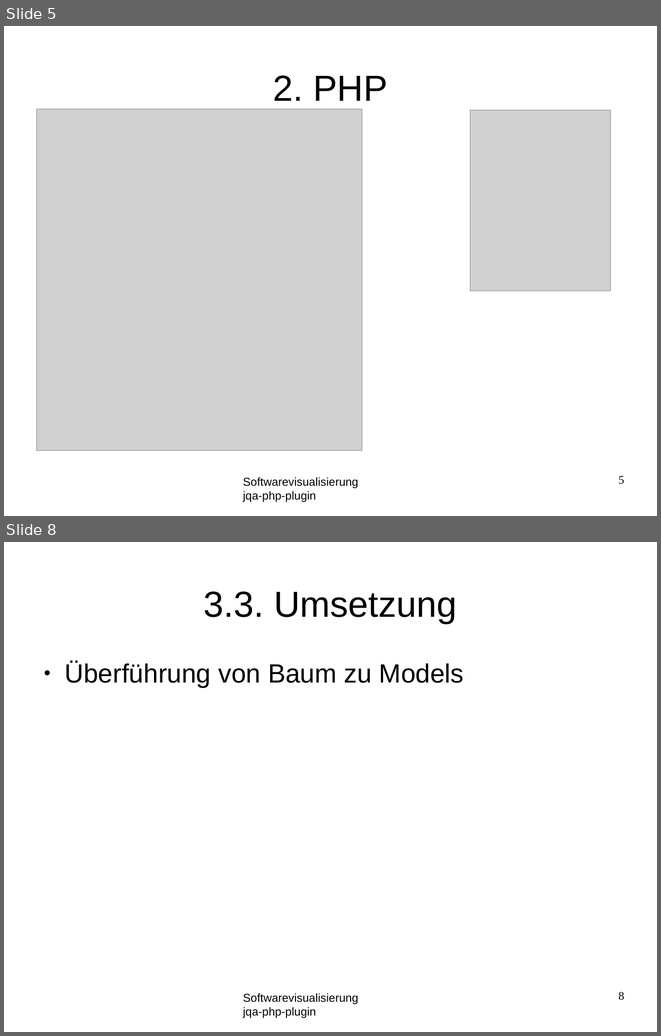
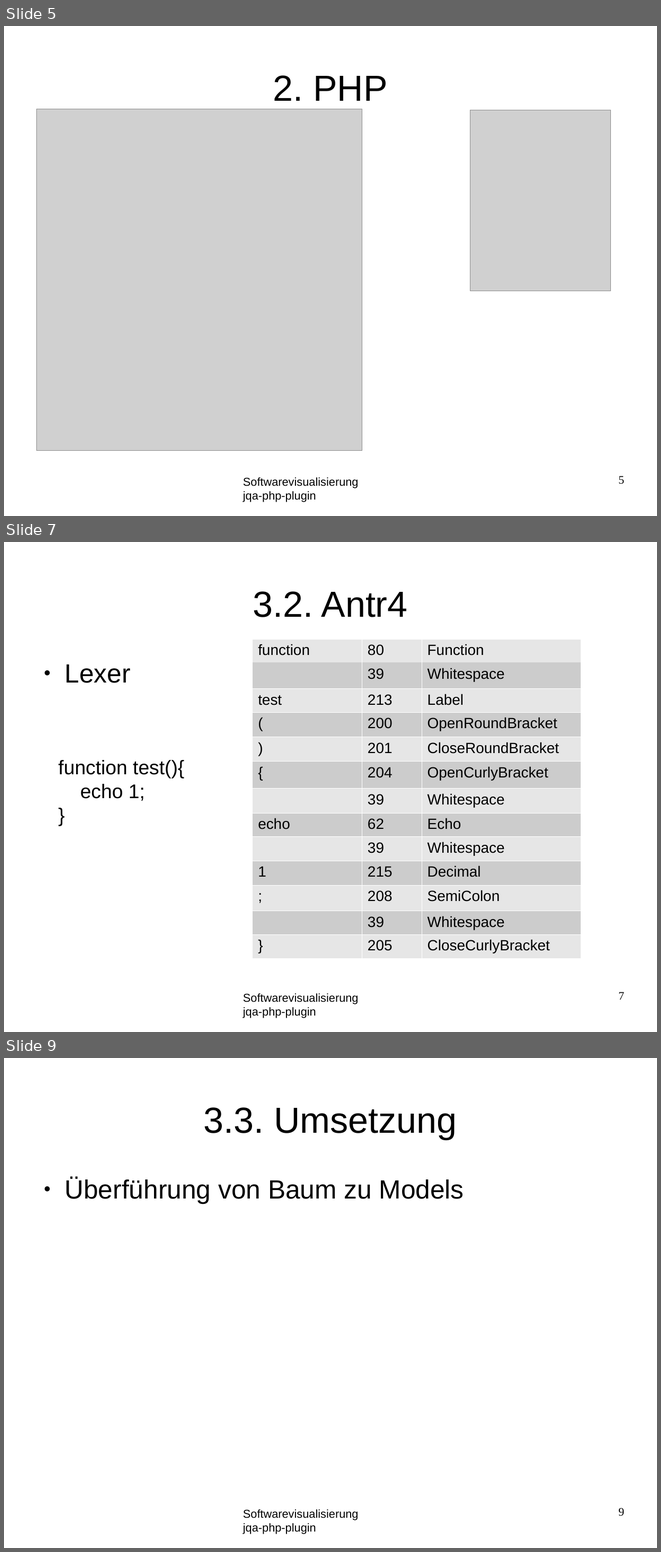
Before and after one commit to softvis-research/jqa-php-plugin, a slide deck: material/presentation.odp. Shown one above the other, each under a label of ours: slides 5 and 8 before the commit, slides 5, 7 and 9 after it; the slides between them are not shown. The pictures are 661x1036 and 661x1552 pixels, drawn with LibreOffice and Linux fonts; fonts in the diff are those of the drawing; grey boxes stand for pictures; background and template pictures are left out. Boxes give left, top, right and bottom in pixels: in the first picture for what was removed or moved away, otherwise in the second. Text is boxed around its words. In the diff, an @@ line names an element or a change of style, - is before the commit and + after.

```diff
--- a/material/presentation.odp
+++ b/material/presentation.odp
@@ slide 7 added at (x1=4, y1=542, x2=657, y2=1032), background #FFFFFF; not listed: 1 template element that a slide beside it also shows @@
@@ title added at (x1=253, y1=591, x2=408, y2=617), 44 pt, text #000000 @@
+3.2. Antr4
@@ table added at (x1=252, y1=639, x2=581, y2=955), 13 rows, 3 columns @@
+function | 80 | Function
+ | 39 | Whitespace
+test | 213 | Label
+( | 200 | OpenRoundBracket
+) | 201 | CloseRoundBracket
+{ | 204 | OpenCurlyBracket
+ | 39 | Whitespace
+echo | 62 | Echo
+ | 39 | Whitespace
+1 | 215 | Decimal
+; | 208 | SemiColon
+ | 39 | Whitespace
+} | 205 | CloseCurlyBracket
@@ text added at (x1=64, y1=664, x2=130, y2=683), 32 pt, text #000000 @@
+● Lexer
@@ text added at (x1=58, y1=760, x2=184, y2=801), 24 pt, text #000000 @@
+function test(){
+echo 1;
+}
@@ page number added at (x1=618, y1=991, x2=624, y2=999), 14 pt, text #000000 @@
+7
@@ what was slide 8 is now slide 9 @@
@@ page number at (x1=618, y1=1507, x2=624, y2=1516): text changed @@
-8
+9
```
Also in this commit, not shown: 2 slides changed, 2 other files.
